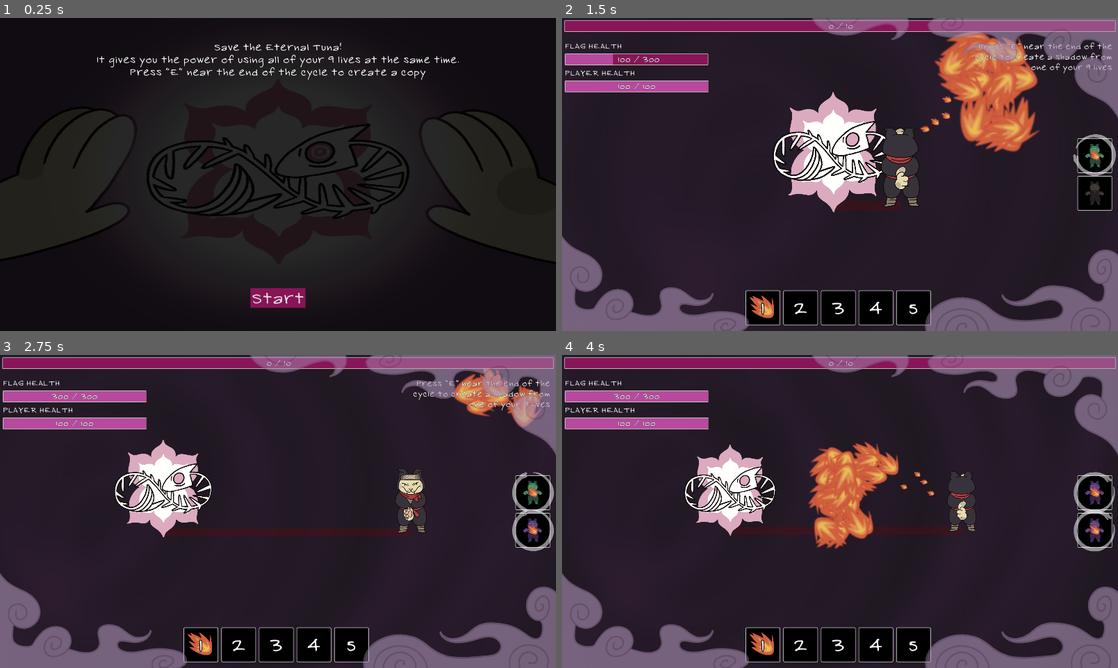
Above: before the commit, frames 1-4 (two rows, left to right).
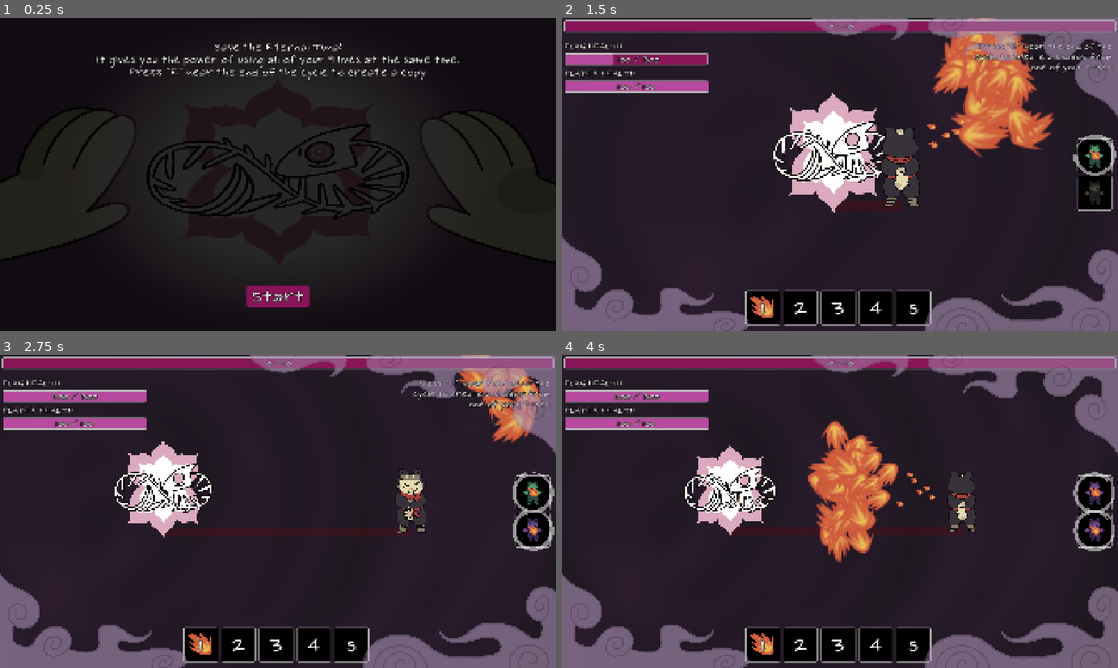
Above: after the commit, the same moments.

Repository: duckenclaw/gmtk2025
Game: Godot game, scene res://src/main_menu.tscn
Same seed, same stepped clock (60 frames per second), same inputs: the game is played once before the commit and once after it.
Inputs (mouse positions are in pixels of both pictures, inside the frame that each line leads up to):
- Up to frame 1 (0.25 s): no input
- Up to frame 2 (1.5 s): click "Start" at 0.5 s; tap E (record) at 1.25 s; move the mouse to (962, 158) at 1.27 s; press the mouse at (962, 158) at 1.28 s; hold Right (ui_right) from 1.28 s (still down)
- Up to frame 3 (2.75 s): release Right (ui_right) at 2 s; release the mouse at (400, 495) at 2 s; tap E (record) at 2 s; drag from (166, 527) to (450, 502) at 2.02 s
- Up to frame 4 (4 s): tap E (record) at 2.75, 3.5 s; move the mouse to (895, 442) at 2.77 s; press the mouse at (895, 442) at 2.78 s; hold Right (ui_right) 2.78-3.5 s; release the mouse at (895, 442) at 3.5 s; drag from (812, 574) to (723, 489) at 3.52 s

The runs differ from the first frame. In frame 1, 2.6% of the frame differs, in the area x 0-100%, y 7-93%; in frame 2, 8.7%, in the area x 0-100%, y 0-100%; in frame 3, 6.6%; in frame 4, 7.6%.

Commit message:
added scene for a new ungly cover

Diff:
--- a/assets/theme/button_disabled_style_box_flat.tres
+++ b/assets/theme/button_disabled_style_box_flat.tres
@@ -1,12 +1,12 @@
 [gd_resource type="StyleBoxFlat" format=3 uid="uid://brhmiog8uev15"]
 
 [resource]
-content_margin_left = 4.0
-content_margin_top = 1.0
-content_margin_right = 4.0
-content_margin_bottom = 2.0
+content_margin_left = 16.0
+content_margin_top = 4.0
+content_margin_right = 16.0
+content_margin_bottom = 8.0
 bg_color = Color(0.22942099, 0.01604696, 0.13820769, 1)
-corner_radius_top_left = 2
-corner_radius_top_right = 2
-corner_radius_bottom_right = 2
-corner_radius_bottom_left = 2
+corner_radius_top_left = 8
+corner_radius_top_right = 8
+corner_radius_bottom_right = 8
+corner_radius_bottom_left = 8
--- a/assets/theme/button_hover_style_box_flat.tres
+++ b/assets/theme/button_hover_style_box_flat.tres
@@ -1,10 +1,12 @@
 [gd_resource type="StyleBoxFlat" format=3 uid="uid://bnc5n0yi6oy25"]
 
 [resource]
-content_margin_left = 4.0
-content_margin_top = 1.0
-content_margin_right = 4.0
-content_margin_bottom = 2.0
+content_margin_left = 16.0
+content_margin_top = 4.0
+content_margin_right = 16.0
+content_margin_bottom = 8.0
 bg_color = Color(0.71685183, 0.29069027, 0.61873865, 1)
-corner_radius_top_left = 2
-corner_radius_bottom_left = 2
+corner_radius_top_left = 8
+corner_radius_top_right = 8
+corner_radius_bottom_right = 8
+corner_radius_bottom_left = 8
--- a/assets/theme/button_normal_style_box_flat.tres
+++ b/assets/theme/button_normal_style_box_flat.tres
@@ -1,12 +1,12 @@
 [gd_resource type="StyleBoxFlat" format=3 uid="uid://b8p11lhb0vyc7"]
 
 [resource]
-content_margin_left = 4.0
-content_margin_top = 1.0
-content_margin_right = 4.0
-content_margin_bottom = 2.0
+content_margin_left = 16.0
+content_margin_top = 4.0
+content_margin_right = 16.0
+content_margin_bottom = 8.0
 bg_color = Color(0.5332354, 0.08421422, 0.34661677, 1)
-corner_radius_top_left = 2
-corner_radius_top_right = 2
-corner_radius_bottom_right = 2
-corner_radius_bottom_left = 2
+corner_radius_top_left = 8
+corner_radius_top_right = 8
+corner_radius_bottom_right = 8
+corner_radius_bottom_left = 8
--- a/assets/theme/button_pressed_style_box_flat.tres
+++ b/assets/theme/button_pressed_style_box_flat.tres
@@ -1,12 +1,12 @@
 [gd_resource type="StyleBoxFlat" format=3 uid="uid://cd2hf2ifh7fe0"]
 
 [resource]
-content_margin_left = 4.0
-content_margin_top = 1.0
-content_margin_right = 4.0
-content_margin_bottom = 2.0
+content_margin_left = 16.0
+content_margin_top = 4.0
+content_margin_right = 16.0
+content_margin_bottom = 8.0
 bg_color = Color(0.5332354, 0.08421422, 0.34661677, 1)
-corner_radius_top_left = 2
-corner_radius_top_right = 2
-corner_radius_bottom_right = 2
-corner_radius_bottom_left = 2
+corner_radius_top_left = 8
+corner_radius_top_right = 8
+corner_radius_bottom_right = 8
+corner_radius_bottom_left = 8
--- a/assets/theme/theme.tres
+++ b/assets/theme/theme.tres
@@ -23,13 +23,15 @@
 
 [resource]
 BoxContainer/constants/separation = 10
+Button/constants/outline_size = 8
+Button/font_sizes/font_size = 32
 Button/styles/disabled = ExtResource("1_r3vf3")
 Button/styles/focus = SubResource("StyleBoxEmpty_10c53")
 Button/styles/hover = ExtResource("1_10c53")
 Button/styles/normal = ExtResource("2_r3vf3")
 Button/styles/pressed = ExtResource("4_abxy8")
-Label/constants/outline_size = 2
-Label/constants/shadow_outline_size = 2
+Label/constants/outline_size = 8
+Label/constants/shadow_outline_size = 8
 Label/font_sizes/font_size = 32
 MarginContainer/constants/margin_bottom = 8
 MarginContainer/constants/margin_left = 8
--- a/project.godot
+++ b/project.godot
@@ -28,7 +28,8 @@
 
 window/size/viewport_width=1920
 window/size/viewport_height=1080
-window/stretch/mode="viewport"
+window/size/mode=3
+window/stretch/mode="canvas_items"
 
 [global_group]
 
@@ -132,4 +133,6 @@
 renderer/rendering_method="gl_compatibility"
 renderer/rendering_method.mobile="gl_compatibility"
 textures/vram_compression/import_etc2_astc=true
+anti_aliasing/quality/msaa_2d=2
+anti_aliasing/quality/msaa_3d=2
 limits/spatial_indexer/threaded_cull_minimum_instances=65536
--- a/src/player/actions/wave/wave.tscn
+++ b/src/player/actions/wave/wave.tscn
@@ -30,7 +30,7 @@
 shape = SubResource("RectangleShape2D_hvvyj")
 
 [node name="CPUParticles2D" type="CPUParticles2D" parent="."]
-amount = 100
+amount = 200
 texture = ExtResource("2_e3kf2")
 speed_scale = 2.56
 randomness = 0.15
--- a/src/player/player.tscn
+++ b/src/player/player.tscn
@@ -128,15 +128,17 @@
 shape = SubResource("ConvexPolygonShape2D_rxibo")
 
 [node name="CPUParticles2D" type="CPUParticles2D" parent="Actions/FireAction/Area2D"]
-amount = 70
+amount = 100
 texture = ExtResource("8_cwolq")
 lifetime = 0.95
 speed_scale = 3.01
+randomness = 0.29
 spread = 18.09
-gravity = Vector2(0, 10)
+gravity = Vector2(0, -200)
 initial_velocity_min = 885.02
 initial_velocity_max = 885.02
-angular_velocity_max = 720.0
+angular_velocity_min = 393.86
+angular_velocity_max = 654.77
 damping_min = 24.634
 damping_max = 24.634
 damping_curve = SubResource("Curve_jiejy")
--- /dev/null
+++ b/src/tests/cover_image-test.tscn
@@ -0,0 +1,138 @@
+[gd_scene load_steps=15 format=3 uid="uid://h62qawcq68ua"]
+
+[ext_resource type="Texture2D" uid="uid://o5i0rhqd2ooq" path="res://assets/art/background.JPG" id="1_7n5h5"]
+[ext_resource type="Texture2D" uid="uid://dwte6vd08orav" path="res://assets/art/center.PNG" id="2_3ngnq"]
+[ext_resource type="PackedScene" uid="uid://cni2a6p1fkqef" path="res://src/player/player.tscn" id="2_rbnst"]
+[ext_resource type="Texture2D" uid="uid://chby0tlyn6ij0" path="res://assets/art/particles/fire_big.PNG" id="4_3ngnq"]
+[ext_resource type="Texture2D" uid="uid://cctwth2haff43" path="res://assets/art/particles/light_big.PNG" id="4_itgts"]
+[ext_resource type="Texture2D" uid="uid://ckiy646s583to" path="res://assets/art/particles/fire_small.png" id="4_o452x"]
+[ext_resource type="Texture2D" uid="uid://dhx4fp48nt5ty" path="res://assets/art/particles/water_big.PNG" id="5_nh0wc"]
+[ext_resource type="Texture2D" uid="uid://xwiulgb2olth" path="res://assets/art/particles/dark_big.PNG" id="5_q787s"]
+[ext_resource type="Texture2D" uid="uid://c1x4td4yx8npc" path="res://assets/art/particles/rock_big.PNG" id="7_irg7i"]
+[ext_resource type="Texture2D" uid="uid://cc0f02alg2ll8" path="res://assets/art/enemies/pig.PNG" id="8_sdqud"]
+[ext_resource type="Texture2D" uid="uid://b5e3470g348nu" path="res://assets/art/enemies/wolf.PNG" id="9_sdqud"]
+[ext_resource type="Texture2D" uid="uid://bj2w4l1fubpg3" path="res://assets/art/enemies/mad.PNG" id="10_0qg80"]
+
+[sub_resource type="Curve" id="Curve_ttbsj"]
+_limits = [0.0, 100.0, 0.0, 1.0]
+_data = [Vector2(0, 100), 0.0, 0.0, 0, 0, Vector2(0.98120296, 100), 0.0, 0.0, 0, 0]
+point_count = 2
+
+[sub_resource type="Curve" id="Curve_r4h6x"]
+_data = [Vector2(0.016917288, 0), 0.0, 0.0, 0, 0, Vector2(0.035714284, 0), 0.0, 0.0, 0, 0, Vector2(0.08834587, 0.46504617), 0.0, 0.0, 0, 0, Vector2(0.6917293, 0.64646006), 0.0, 0.0, 0, 0, Vector2(0.87781954, 0.5931328), 0.0, 0.0, 0, 0, Vector2(1, 0), 0.0, 0.0, 0, 0]
+point_count = 6
+
+[node name="CoverImageTest" type="Node2D"]
+
+[node name="Sprite2D" type="Sprite2D" parent="."]
+modulate = Color(0.49354547, 0.49354553, 0.49354553, 1)
+texture = ExtResource("1_7n5h5")
+
+[node name="Center" type="Sprite2D" parent="."]
+scale = Vector2(0.2, 0.2)
+texture = ExtResource("2_3ngnq")
+
+[node name="Elements" type="Node2D" parent="."]
+position = Vector2(-3, 0)
+
+[node name="Sprite2D" type="Sprite2D" parent="Elements"]
+position = Vector2(-2.9999998, -86)
+scale = Vector2(0.1, 0.1)
+texture = ExtResource("4_3ngnq")
+
+[node name="Sprite2D2" type="Sprite2D" parent="Elements"]
+position = Vector2(-70.00001, -73)
+scale = Vector2(0.1, 0.1)
+texture = ExtResource("4_itgts")
+
+[node name="Sprite2D5" type="Sprite2D" parent="Elements"]
+position = Vector2(-100, -21)
+scale = Vector2(0.1, 0.1)
+texture = ExtResource("5_nh0wc")
+
+[node name="Sprite2D3" type="Sprite2D" parent="Elements"]
+position = Vector2(72.00001, -73)
+scale = Vector2(0.1, 0.1)
+texture = ExtResource("5_q787s")
+
+[node name="Sprite2D4" type="Sprite2D" parent="Elements"]
+position = Vector2(113, -21)
+scale = Vector2(0.1, 0.1)
+texture = ExtResource("7_irg7i")
+
+[node name="Player" parent="." instance=ExtResource("2_rbnst")]
+position = Vector2(-78, 80)
+
+[node name="CPUParticles2D" type="CPUParticles2D" parent="Player"]
+position = Vector2(0, -51)
+rotation = 0.567232
+amount = 80
+texture = ExtResource("4_o452x")
+lifetime = 0.95
+speed_scale = 3.01
+randomness = 0.29
+spread = 18.09
+gravity = Vector2(0, -200)
+initial_velocity_min = 885.02
+initial_velocity_max = 885.02
+angular_velocity_min = 393.86
+angular_velocity_max = 654.77
+damping_min = 24.634
+damping_max = 24.634
+damping_curve = SubResource("Curve_ttbsj")
+angle_min = -35.1
+angle_max = -35.1
+scale_amount_min = 2.0
+scale_amount_max = 2.0
+scale_amount_curve = SubResource("Curve_r4h6x")
+
+[node name="Camera2D" type="Camera2D" parent="."]
+zoom = Vector2(2, 2)
+
+[node name="Sprite2D2" type="Sprite2D" parent="."]
+
+[node name="Enemies" type="Node2D" parent="."]
+position = Vector2(30, -59)
+
+[node name="Sprite2D" type="Sprite2D" parent="Enemies"]
+position = Vector2(66.99999, 113.99999)
+scale = Vector2(0.12, 0.12)
+texture = ExtResource("8_sdqud")
+
+[node name="Sprite2D2" type="Sprite2D" parent="Enemies"]
+position = Vector2(40.000008, 138)
+scale = Vector2(0.12, 0.12)
+texture = ExtResource("9_sdqud")
+flip_h = true
+
+[node name="Sprite2D3" type="Sprite2D" parent="Enemies"]
+position = Vector2(67, 161.00002)
+scale = Vector2(0.12, 0.12)
+texture = ExtResource("10_0qg80")
+flip_h = true
+
+[node name="Player double" type="Node2D" parent="."]
+position = Vector2(-78, 80)
+
+[node name="CPUParticles2D" type="CPUParticles2D" parent="Player double"]
+position = Vector2(0, -51)
+rotation = 0.567232
+amount = 10
+texture = ExtResource("4_o452x")
+lifetime = 0.95
+speed_scale = 3.01
+randomness = 0.29
+spread = 18.09
+gravity = Vector2(0, -200)
+initial_velocity_min = 885.02
+initial_velocity_max = 885.02
+angular_velocity_min = 393.86
+angular_velocity_max = 654.77
+damping_min = 24.634
+damping_max = 24.634
+damping_curve = SubResource("Curve_ttbsj")
+angle_min = -35.1
+angle_max = -35.1
+scale_amount_min = 2.0
+scale_amount_max = 2.0
+scale_amount_curve = SubResource("Curve_r4h6x")
